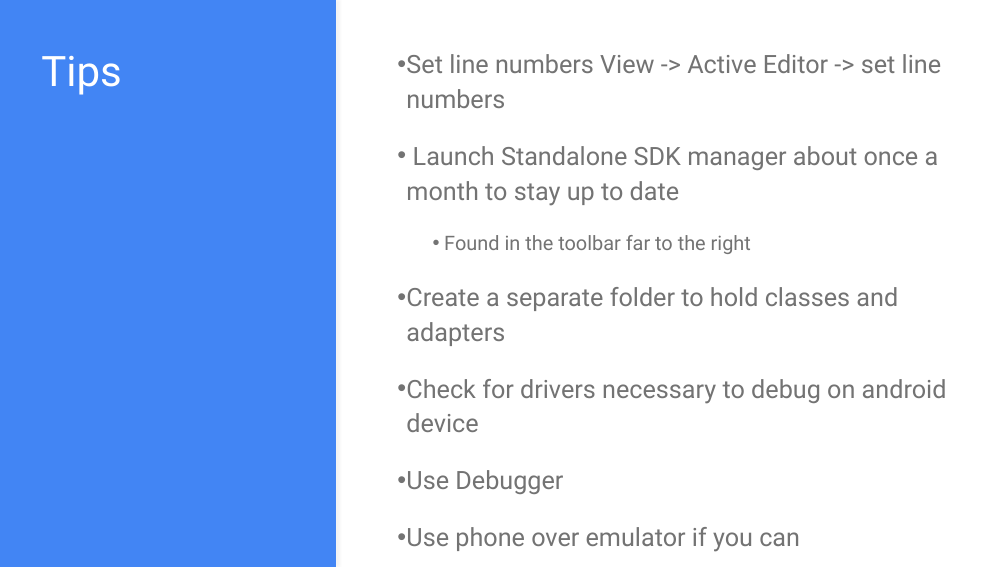
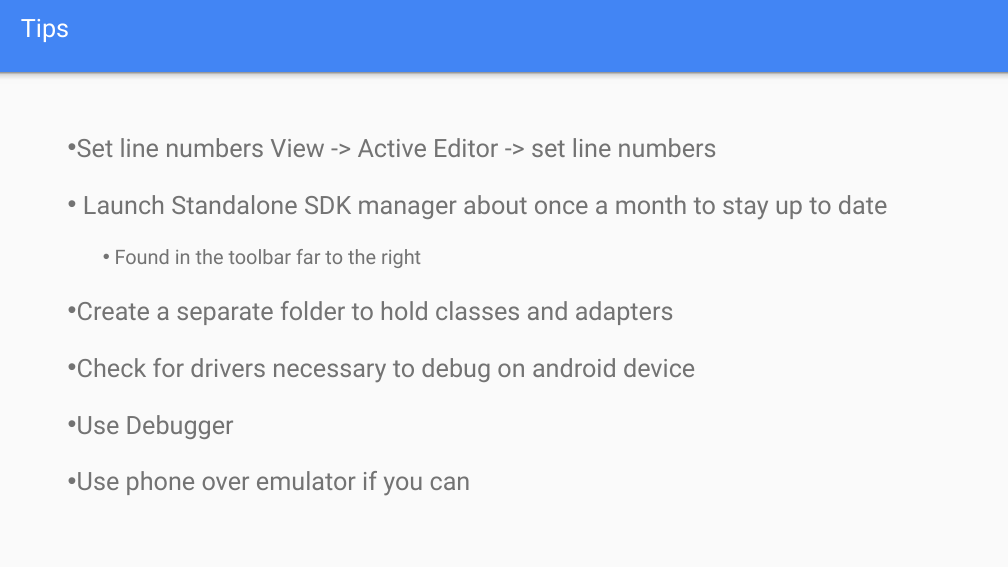
Before and after one commit to git-mad/website, a slide deck: slide 16 of guides/presentations/Basics.pptx (slide 12 before the commit). Drawn at 1008x567 pixels with LibreOffice and Linux fonts; fonts in the diff are those of the drawing. Boxes give left, top, right and bottom in pixels: in the first picture for what was removed or moved away, otherwise in the second. Text is boxed around its words. In the diff, an @@ line names an element or a change of style, - is before the commit and + after.

```diff
--- a/guides/presentations/Basics.pptx
+++ b/guides/presentations/Basics.pptx
@@ background #FFFFFF to #4285F4 @@
@@ rectangle removed at [0,0,336,567] @@
@@ title "Tips": place and size @@
-title "Tips" at [41,55,121,95]
+title "Tips" at [21,19,69,42]
@@ title "Tips" at [21,19,69,42]: size 40 to 24 pt @@
@@ line removed from (333, 0) to (333, 566) @@
@@ rectangle added at [0,73,1008,567], fill #FAFAFA @@
@@ rectangle added at [0,73,1008,85], fill gradient #F9F9F9 to #DEDEDE to #999999 @@
@@ text "Set line numbers View -> ..." rewrapped from [406,54,947,552] to [77,138,888,496] @@
```
Also in this commit, not shown: 9 other slides changed, 7 slides added, 3 slides removed, 2 other files.
